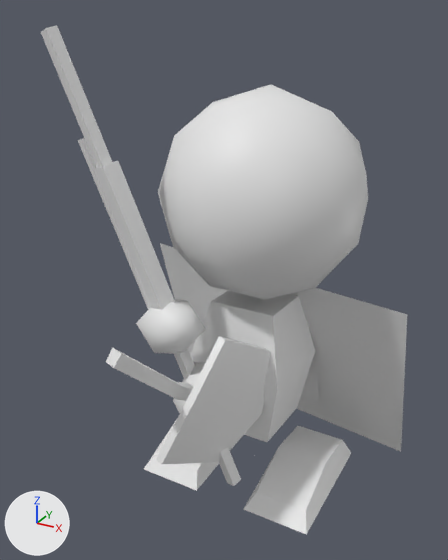
Two versions of the FBX model MgaUnityProj/Assets/Fundament/Avatar/Artwork/Orignal/Humanoid/Humanoid@GAttack_DHand.FBX, one commit apart.
One viewpoint serves both versions: a 50 mm camera at (0.91, -1.92, 1.74) aimed at (-0.05, -0.18, 0.87). Lighting does not change. The marker at lower left points along +X, +Y and +Z. Where no turn or scale is listed for an object, it has been applied to the vertices.

The first picture shows 'Body', 'DHandWeapn', 'Head', 'LShield', 'LShoot', 'LWing', 'LeftFoot', 'LeftHand', 'RShoot', 'RWeapon', 'RWing', 'RightFoot', 'RightHand'.
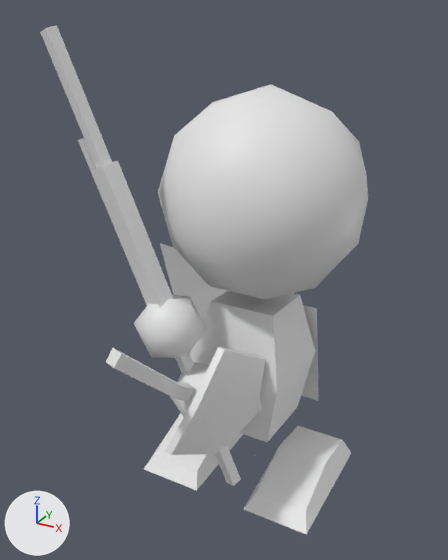
Location of each change, [x1, y1, x2, y2] in pixels of the pictures (448 x 560 px):
'LWing', rescaled (not visible afterwards)
    before: [291, 288, 407, 452]
'LShield', rescaled (14% narrower, 16% shorter)
    before: [156, 336, 271, 464]
    after: [166, 347, 265, 455]
'RightHand', rescaled (14% taller)
    before: [136, 299, 206, 354]
    after: [134, 295, 208, 358]
'LeftHand', rescaled
    before: [173, 361, 206, 413]
    after: [170, 363, 210, 417]

The change, as a list of edits to the scene's bpy script:
```text
Change ob_righthand:
    ob_righthand.scale: (0.86, 1.14, 0.86) -> (1.0, 1.0, 1.0)
Change ob_lefthand:
    ob_lefthand.scale: (0.86, 1.14, 0.86) -> (1.0, 1.0, 1.0)
Change ob_lwing:
    ob_lwing.scale: (-1.0, 1.0, 1.0) -> (1.0, 1.0, 1.0)
Change ob_lshield:
    ob_lshield.scale: (1.37, 1.04, 1.16) -> (1.0, 1.0, 1.0)
```
